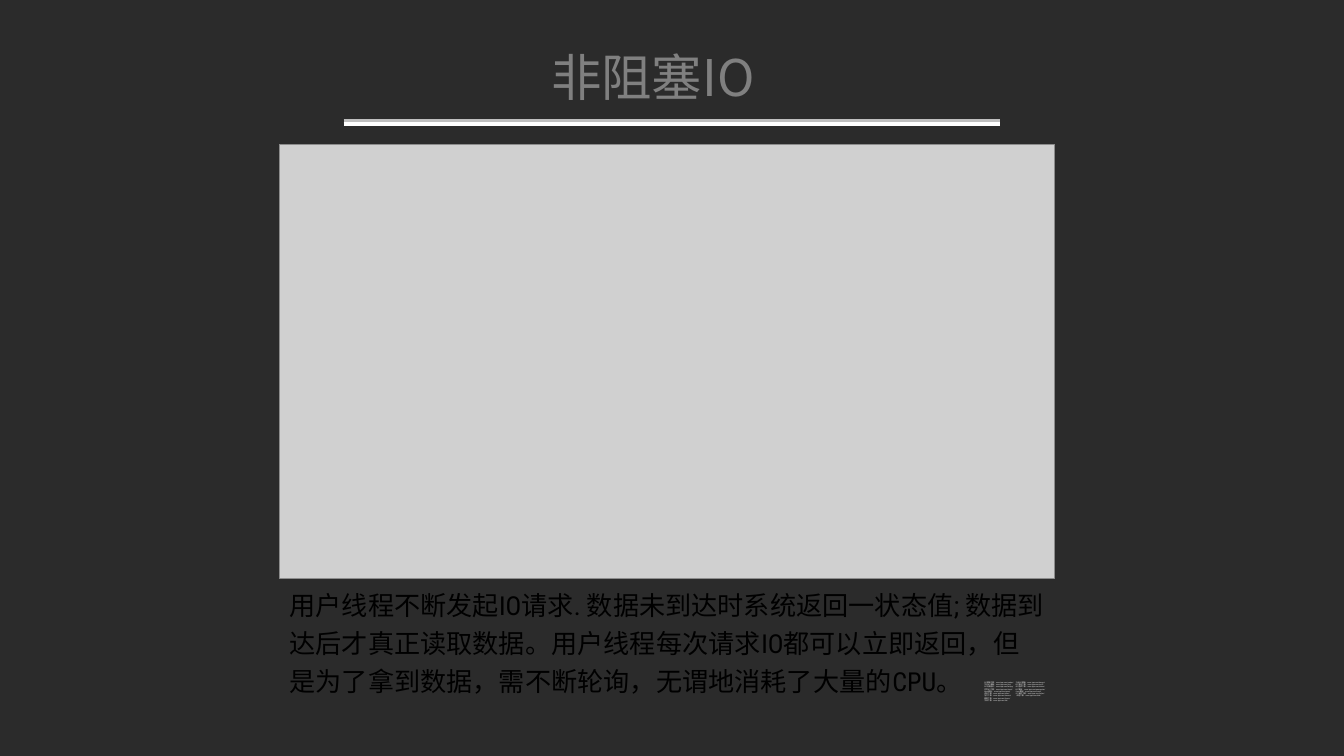
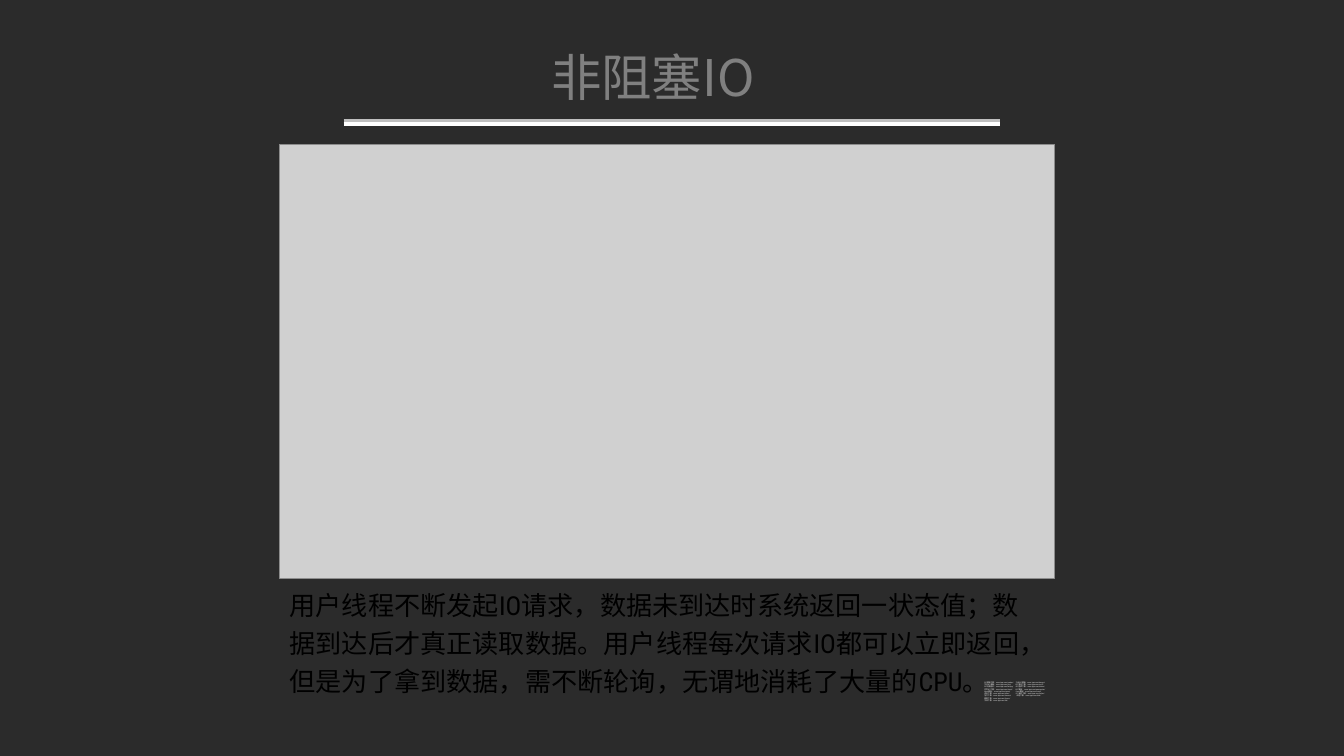
Before and after one commit to YeomanM/netty-demo, a slide deck: slide 13 of doc/IO模型基础及Netty入门.pptx. Drawn at 1344x756 pixels with LibreOffice and Linux fonts; fonts in the diff are those of the drawing; grey boxes stand for pictures; background and template pictures are left out; a plain dark background stands for a picture behind light text. Boxes give left, top, right and bottom in pixels: in the first picture for what was removed or moved away, otherwise in the second. Text is boxed around its words. In the diff, an @@ line names an element or a change of style, - is before the commit and + after.

```diff
--- a/doc/IO模型基础及Netty入门.pptx
+++ b/doc/IO模型基础及Netty入门.pptx
@@ text at (290, 593, 1046, 698): text changed @@
-用户线程不断发起IO请求. 数据未到达时系统返回一状态值; 数据到达后才真正读取数据。用户线程每次请求IO都可以立即返回，但是为了拿到数据，需不断轮询，无谓地消耗了大量的CPU。
+用户线程不断发起IO请求，数据未到达时系统返回一状态值；数据到达后才真正读取数据。用户线程每次请求IO都可以立即返回，但是为了拿到数据，需不断轮询，无谓地消耗了大量的CPU。
```
Also in this commit, not shown: 17 other slides changed, 17 other files.
